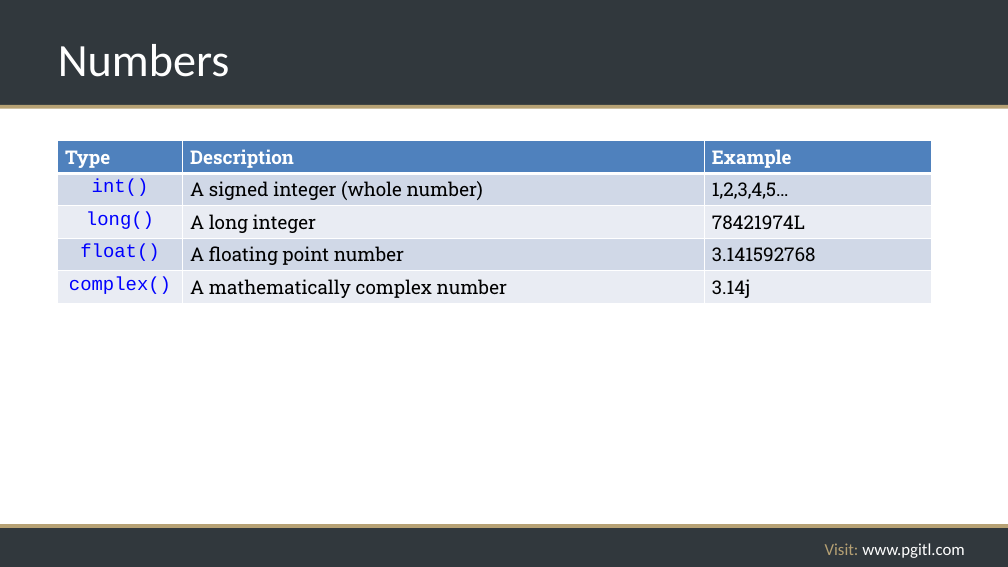
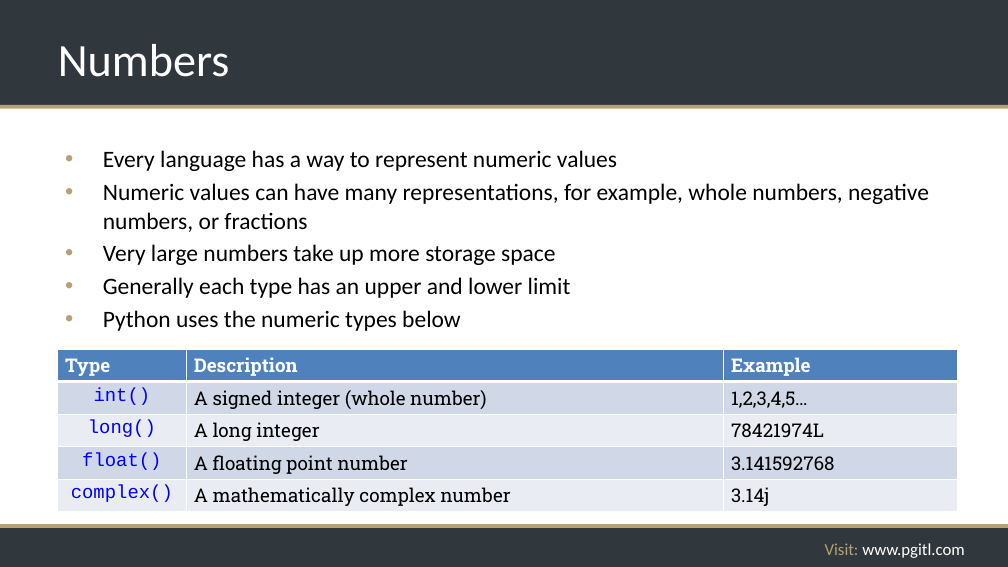
Before and after one commit to rikkouri/project-a, a slide deck: slide 66 of Programming Foundations.pptx. Drawn at 1008x567 pixels with LibreOffice and Linux fonts; fonts in the diff are those of the drawing; background and template pictures are left out. Boxes give left, top, right and bottom in pixels: in the first picture for what was removed or moved away, otherwise in the second. Text is boxed around its words. In the diff, an @@ line names an element or a change of style, - is before the commit and + after.

```diff
--- a/Programming Foundations.pptx
+++ b/Programming Foundations.pptx
@@ text added at [103, 150, 929, 331], 22.4 pt, text #000000 @@
+• Every language has a way to represent numeric values
+• Numeric values can have many representations, for example, whole numbers, negative numbers, or fractions
+• Very large numbers take up more storage space
+• Generally each type has an upper and lower limit
+• Python uses the numeric types below
@@ table: place and size @@
-table at [57, 141, 932, 302]
+table at [57, 349, 958, 510]
```
Also in this commit, not shown: 4 other slides changed, 2 slides added.
